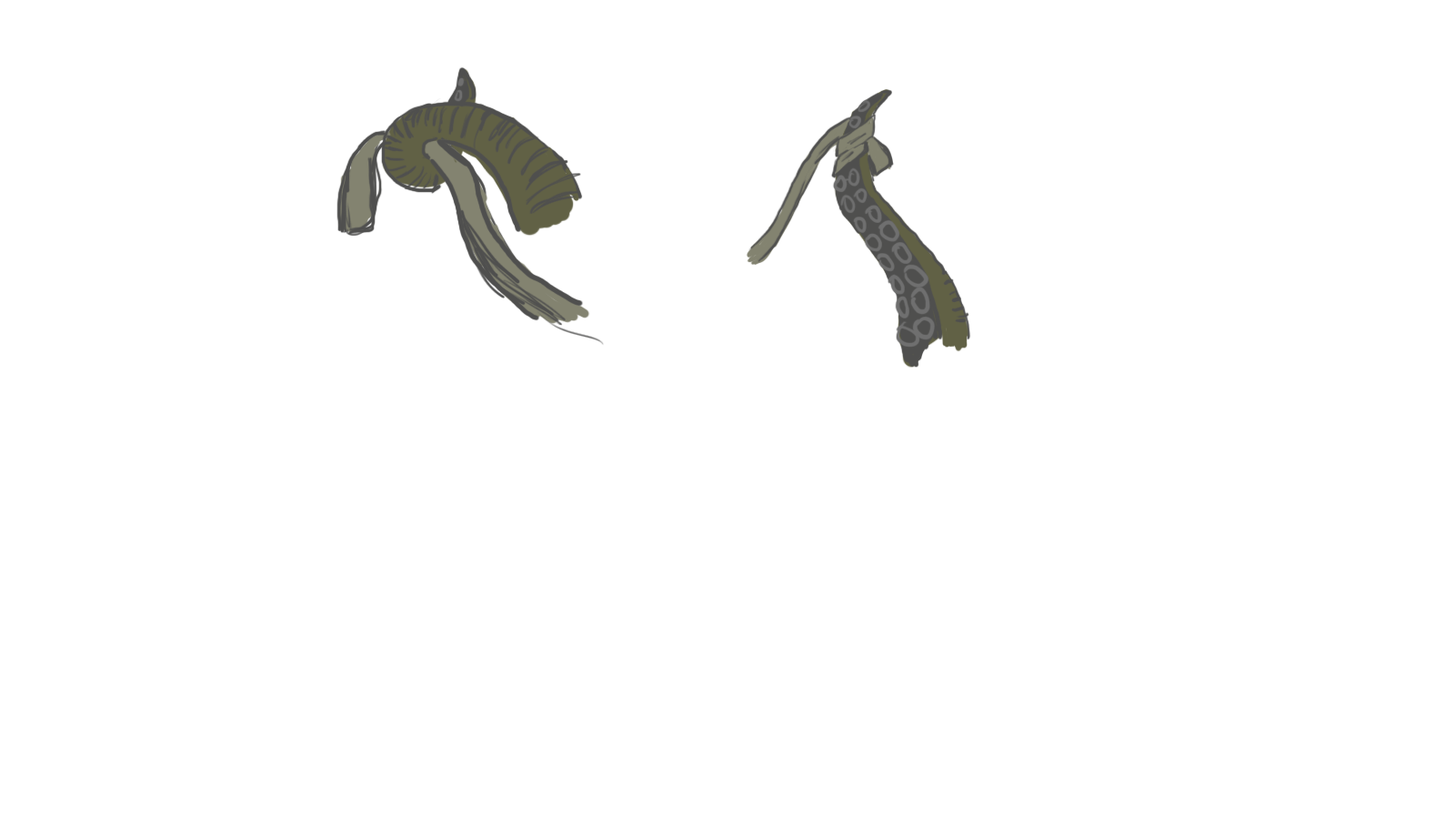
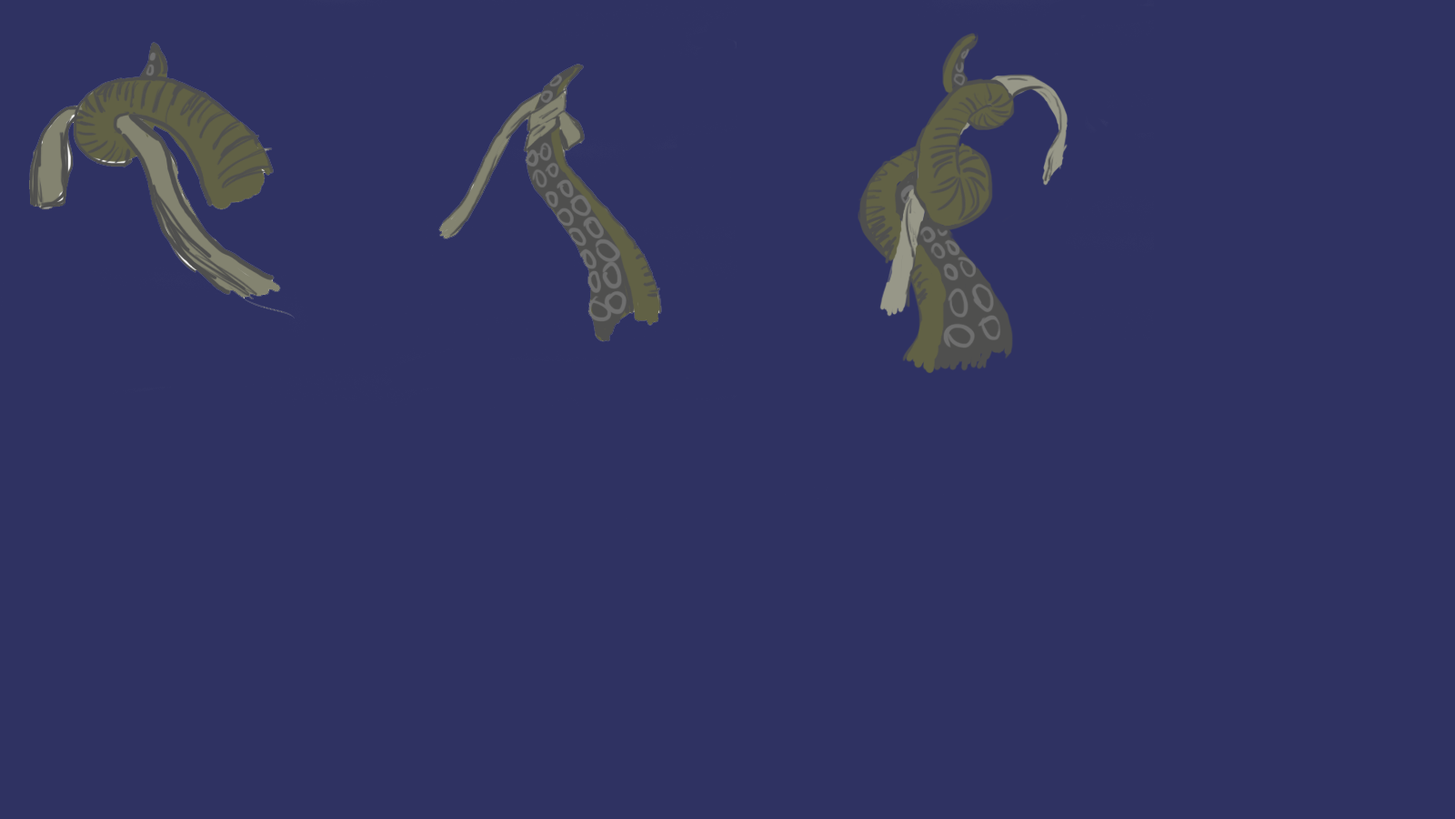
Comparing the layer stacks of the two 1455×819 images. Changes:
added layer "Слой 1" above "Слой 0" over (0, 0, 1155, 519)
added layer "Слой 0" over (0, 0, 1455, 819)
